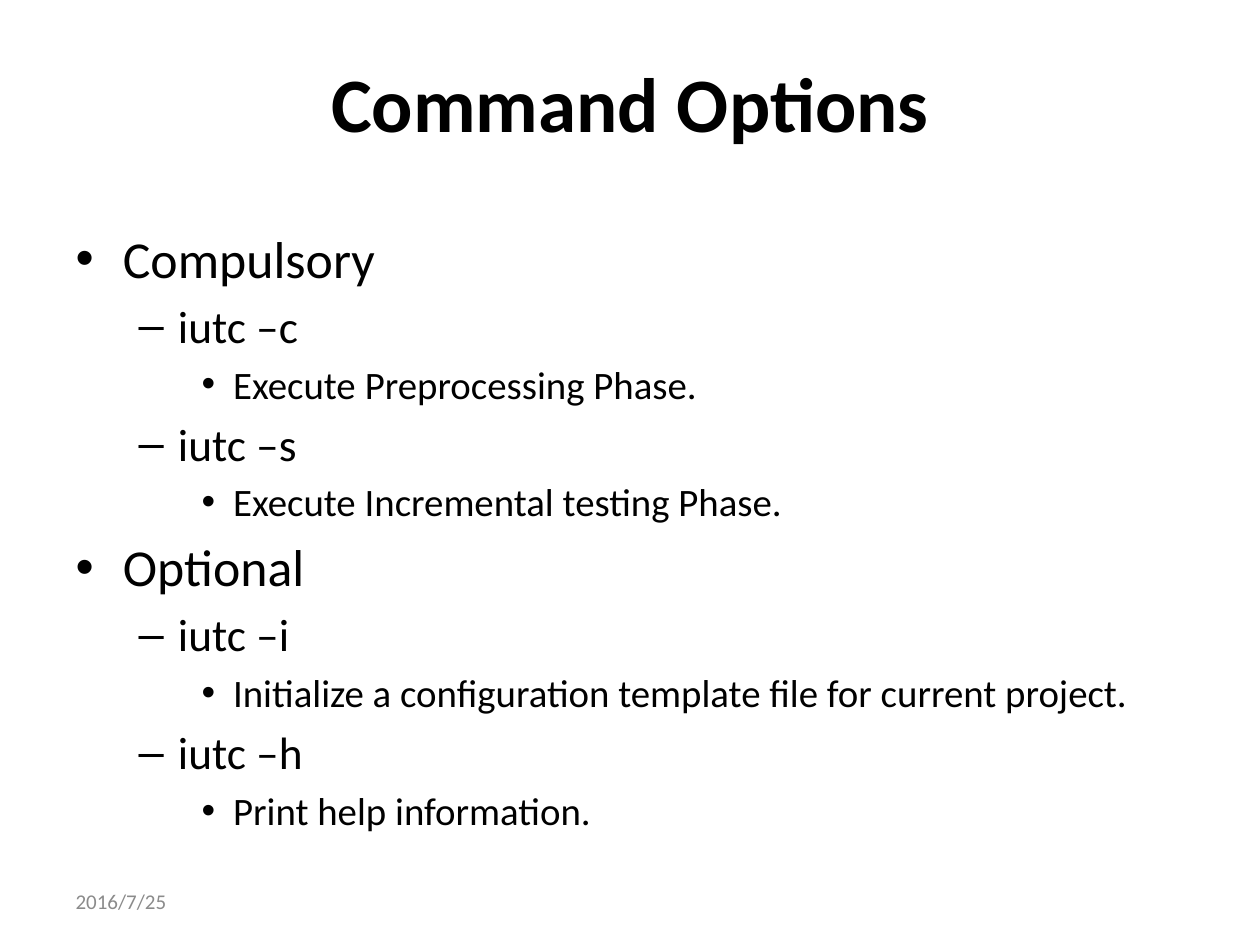
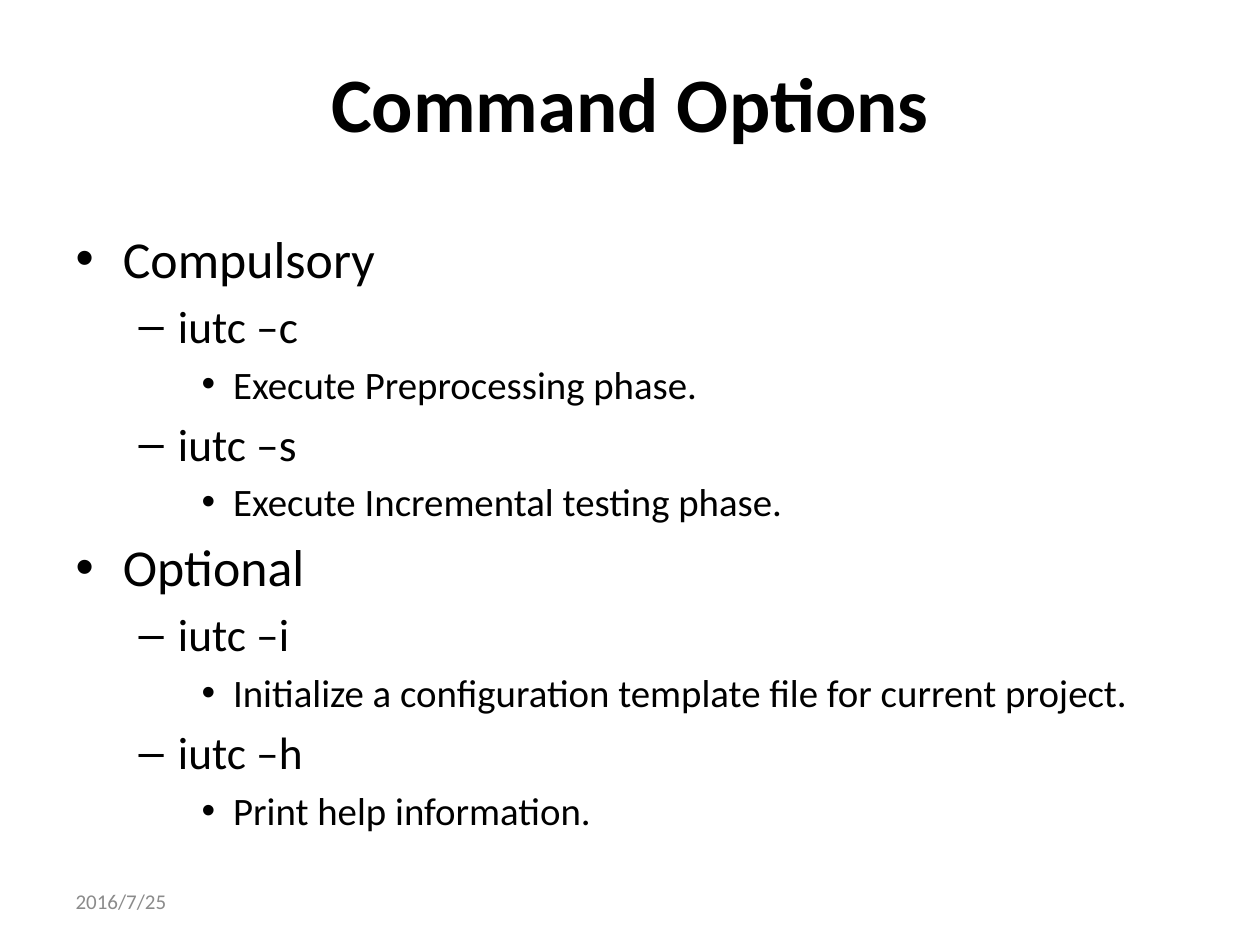
Before and after one commit to qwordy/IUT, a slide deck: slide 19 of doc/Final Presentation/Incremental_Unit_Testing-20160725-v2.pptx. Drawn at 1260x945 pixels with LibreOffice and Linux fonts; fonts in the diff are those of the drawing. Boxes give left, top, right and bottom in pixels: in the first picture for what was removed or moved away, otherwise in the second. Text is boxed around its words. In the diff, an @@ line names an element or a change of style, - is before the commit and + after.

```diff
--- a/doc/Final Presentation/Incremental_Unit_Testing-20160725-v2.pptx
+++ b/doc/Final Presentation/Incremental_Unit_Testing-20160725-v2.pptx
@@ text at [233, 372, 697, 406]: text changed @@
-    • Execute Preprocessing Phase.
+    • Execute Preprocessing phase.
@@ text at [233, 489, 782, 523]: text changed @@
-    • Execute Incremental testing Phase.
+    • Execute Incremental testing phase.
```
Also in this commit, not shown: 3 other slides changed.
